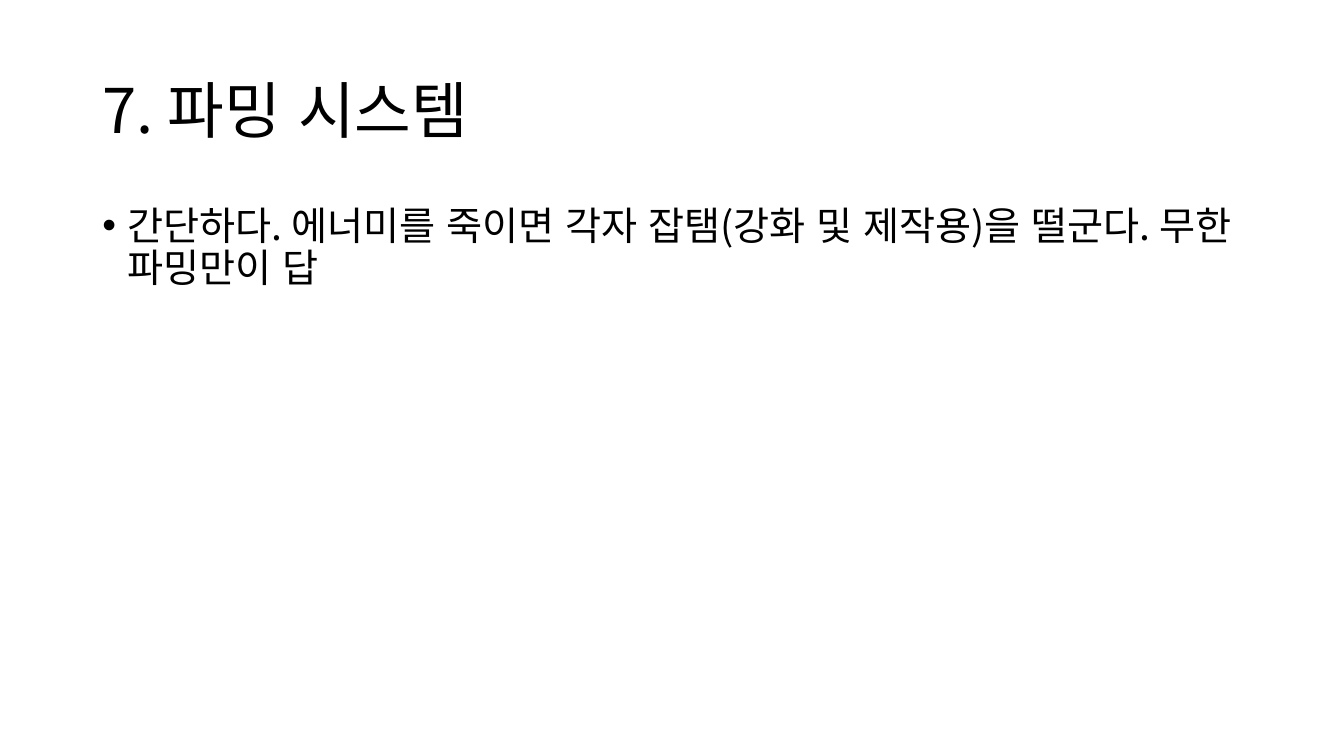
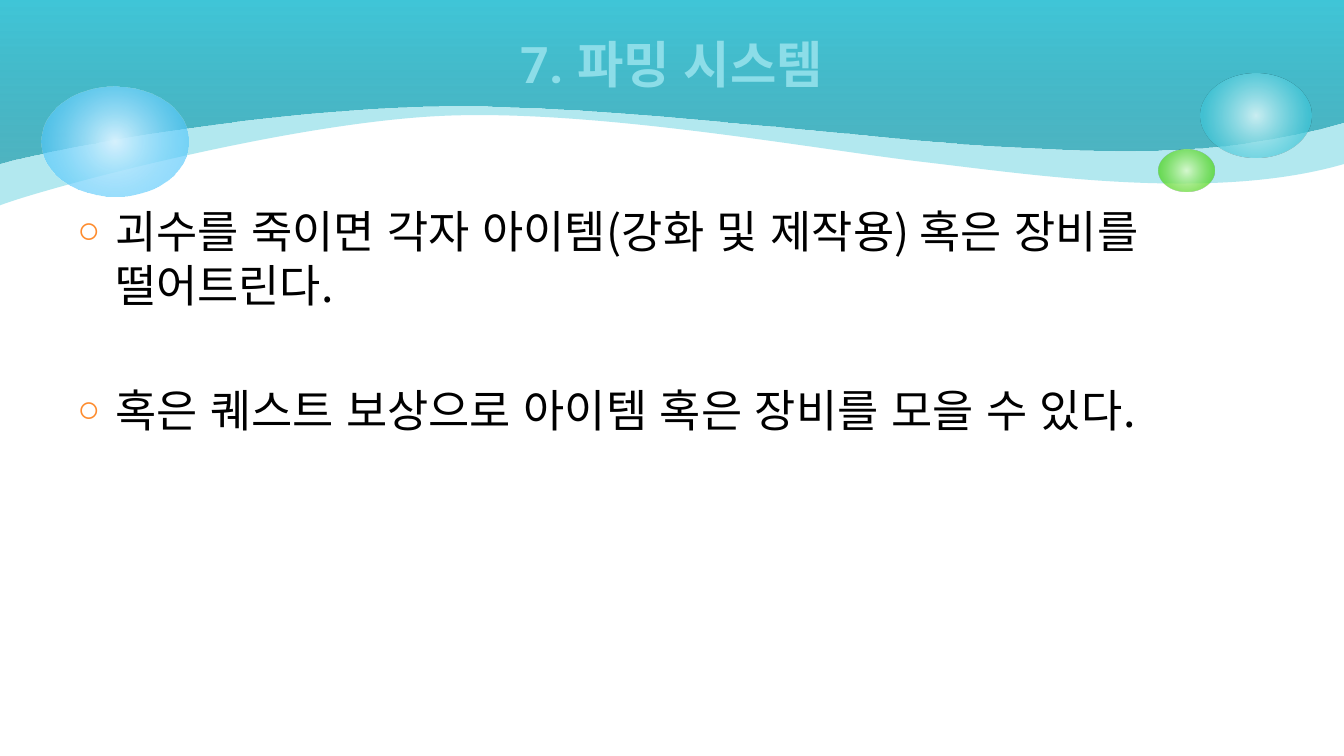
Before and after one commit to csm2652/SEED, a slide deck: slide 22 of 시작기획/슈팅 디팬스.pptx (slide 17 before the commit). Drawn at 1344x756 pixels with LibreOffice and Linux fonts; fonts in the diff are those of the drawing. Boxes give left, top, right and bottom in pixels: in the first picture for what was removed or moved away, otherwise in the second. Text is boxed around its words. In the diff, an @@ line names an element or a change of style, - is before the commit and + after.

```diff
--- a/시작기획/슈팅 디팬스.pptx
+++ b/시작기획/슈팅 디팬스.pptx
@@ freeform shape added at <box>0,0,1344,206</box>, fill #40C6D8 at 40% opacity @@
@@ freeform shape added at <box>0,0,1344,163</box>, fill gradient #249EAE to #40C6D8 @@
@@ title "7. 파밍 시스템": place and size @@
-title "7. 파밍 시스템" at <box>102,82,468,138</box>
+title "7. 파밍 시스템" at <box>521,41,823,87</box>
@@ title "7. 파밍 시스템" at <box>521,41,823,87</box>: size 44 to 36 pt, font Noto Sans CJK KR to Roboto, text colour #000000 to gradient #D9F4F7 to #8CDDE8, letter outline none to #D9F4F7 0.5 pt, bold on; alignment left to centre; line spacing 0.9 to 1 @@
@@ ellipse added at <box>41,87,188,197</box>, fill gradient #D6F2FE to #33BDFB @@
@@ ellipse added at <box>1201,74,1313,157</box>, fill gradient #D9F4F7 to #40C6D8 @@
@@ ellipse added at <box>1158,149,1215,192</box>, fill gradient #DAFACD to #4CD416 @@
@@ text at <box>115,210,1139,431</box>: text changed; size 28 to 32 pt @@
-• 간단하다. 에너미를 죽이면 각자 잡탬(강화 및 제작용)을 떨군다. 무한 파밍만이 답
+○ 괴수를 죽이면 각자 아이템(강화 및 제작용) 혹은 장비를 떨어트린다.
+○ 혹은 퀘스트 보상으로 아이템 혹은 장비를 모을 수 있다.
```
Also in this commit, not shown: 12 other slides changed, 10 slides added, 5 slides removed.
